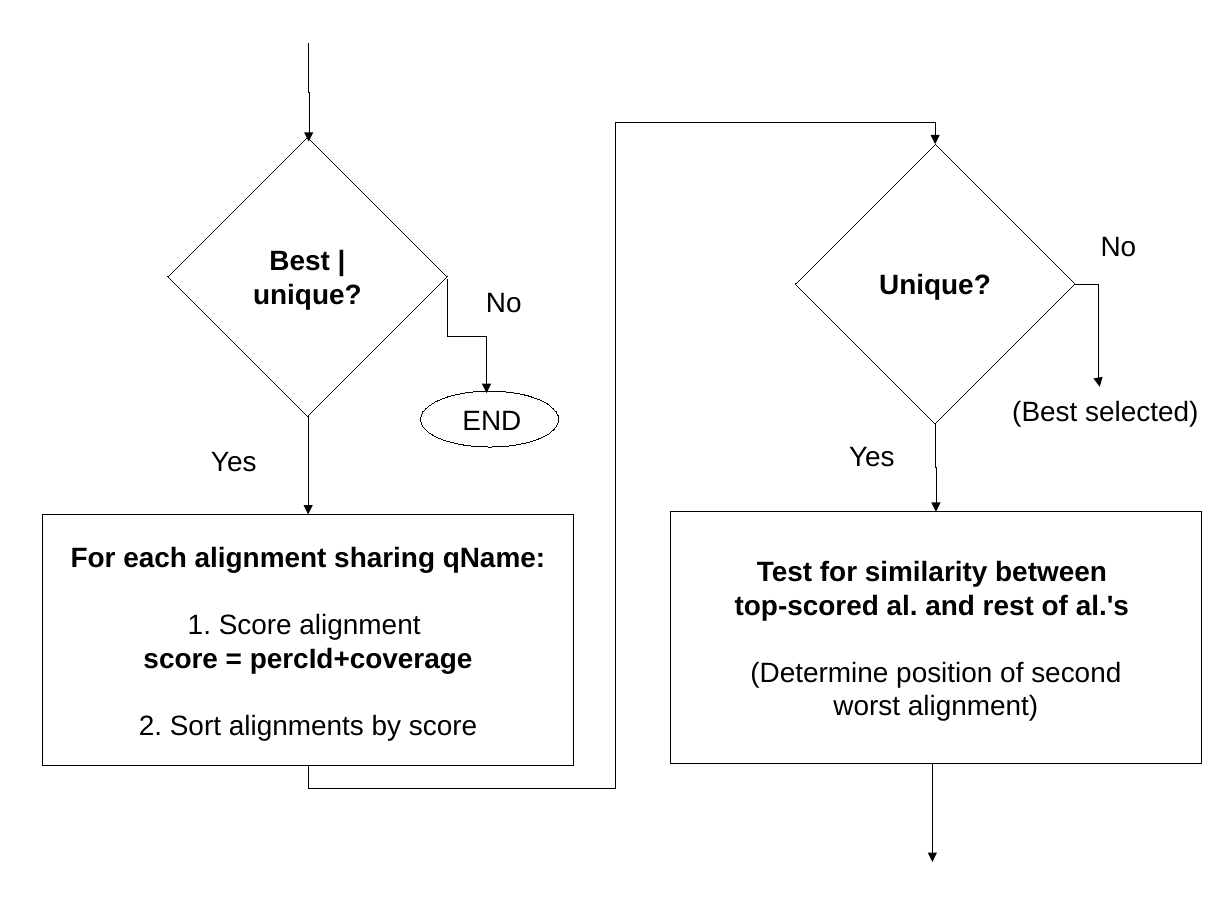
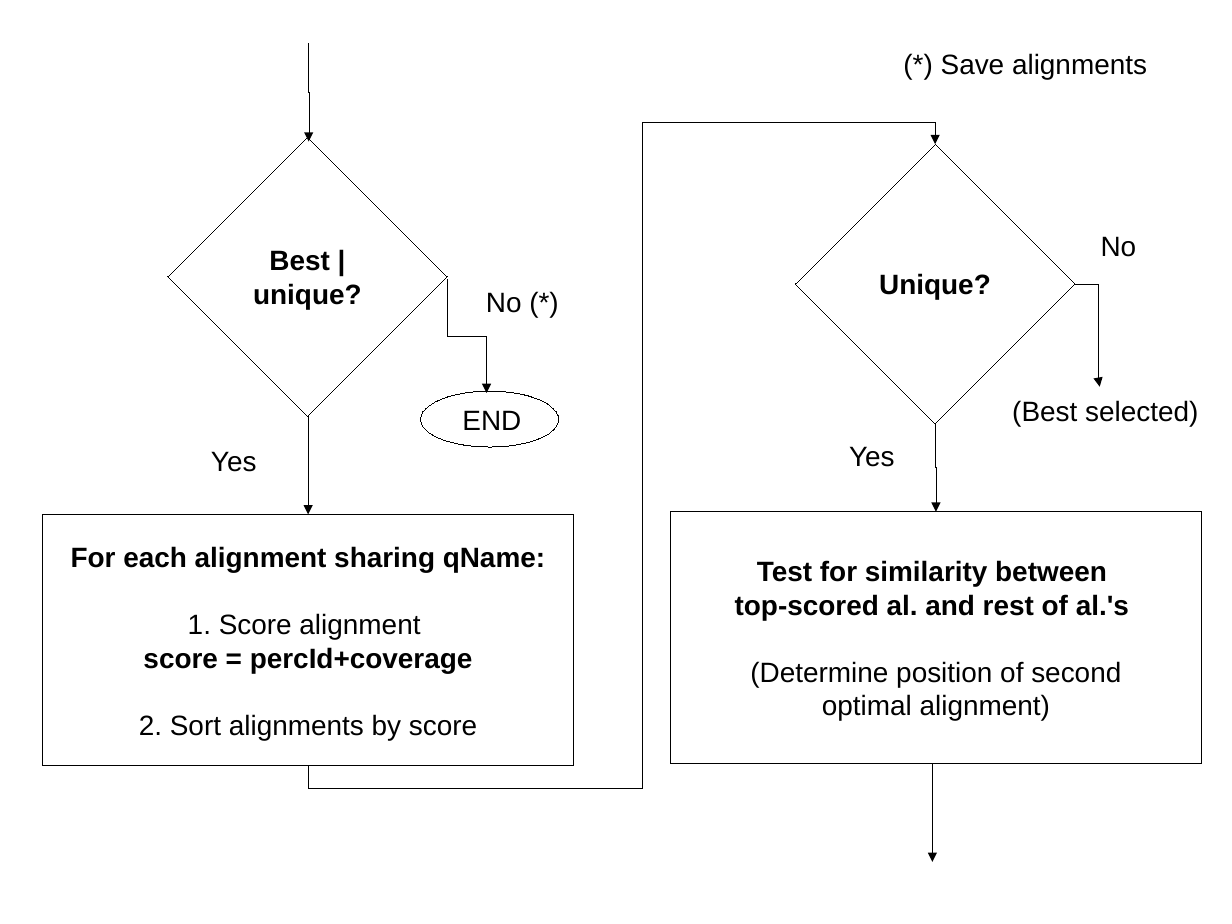
Before and after one commit to Gaius-Augustus/Augustus, a slide deck: slide 2 of auxprogs/filterBam/filterBam.odp. Drawn at 1232x924 pixels with LibreOffice and Linux fonts; fonts in the diff are those of the drawing. Boxes give left, top, right and bottom in pixels: in the first picture for what was removed or moved away, otherwise in the second. Text is boxed around its words. In the diff, an @@ line names an element or a change of style, - is before the commit and + after.

```diff
--- a/auxprogs/filterBam/filterBam.odp
+++ b/auxprogs/filterBam/filterBam.odp
@@ text added at (941, 53, 1147, 80), 18 pt, text #000000 @@
+(*) Save alignments
@@ elbow arrow (309, 766) - (936, 144): route changed @@
@@ text in rectangle at (822, 694, 1050, 720): text changed @@
-worst alignment)
+optimal alignment)
```
Also in this commit, not shown: 2 other slides changed, 4 slides added.
